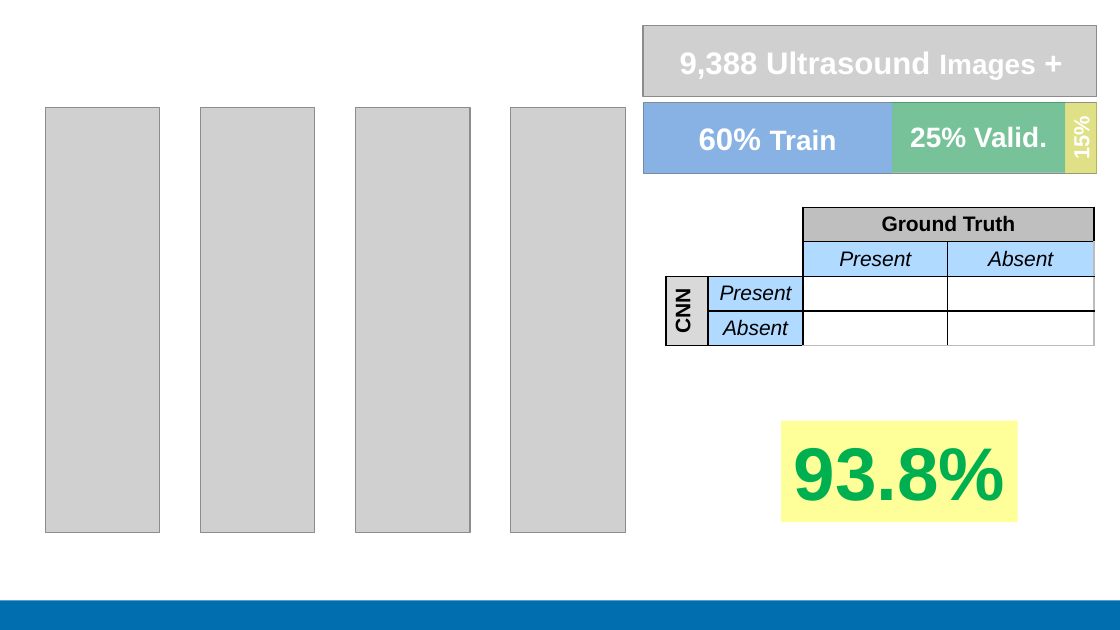
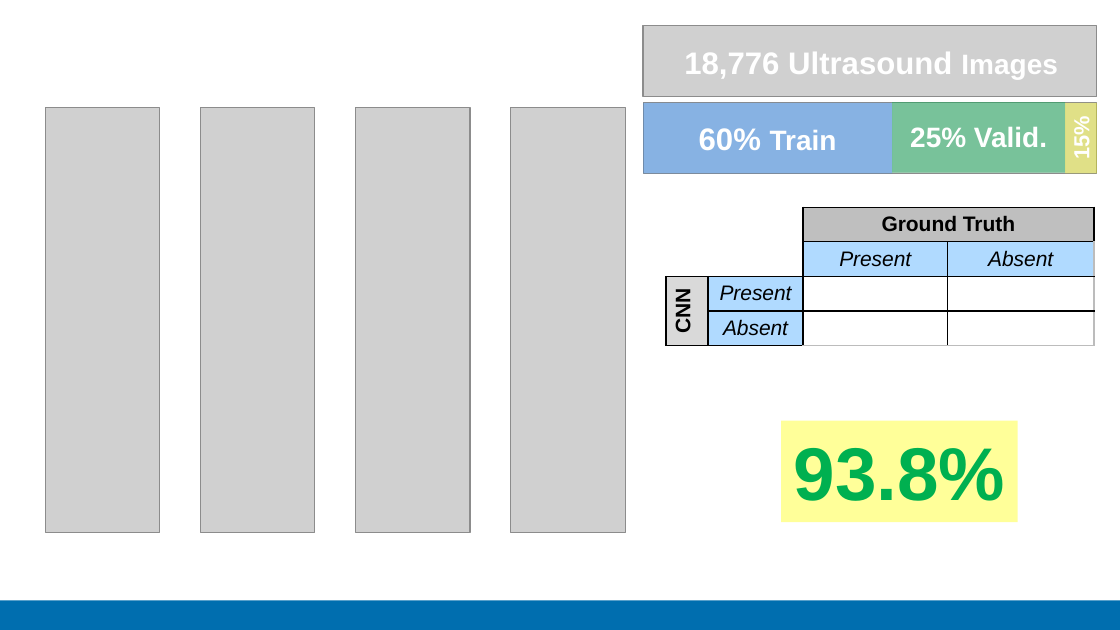
Before and after one commit to zacbaum/Winter-School-Group-2, a slide deck: slide 6 of mkokko_slides.pptx. Drawn at 1120x630 pixels with LibreOffice and Linux fonts; fonts in the diff are those of the drawing; grey boxes stand for pictures; background and template pictures are left out. Boxes give left, top, right and bottom in pixels: in the first picture for what was removed or moved away, otherwise in the second. Text is boxed around its words. In the diff, an @@ line names an element or a change of style, - is before the commit and + after.

```diff
--- a/mkokko_slides.pptx
+++ b/mkokko_slides.pptx
@@ text at (x1=684, y1=52, x2=1057, y2=79): text changed @@
-9,388 Ultrasound Images +
+18,776 Ultrasound Images
```
